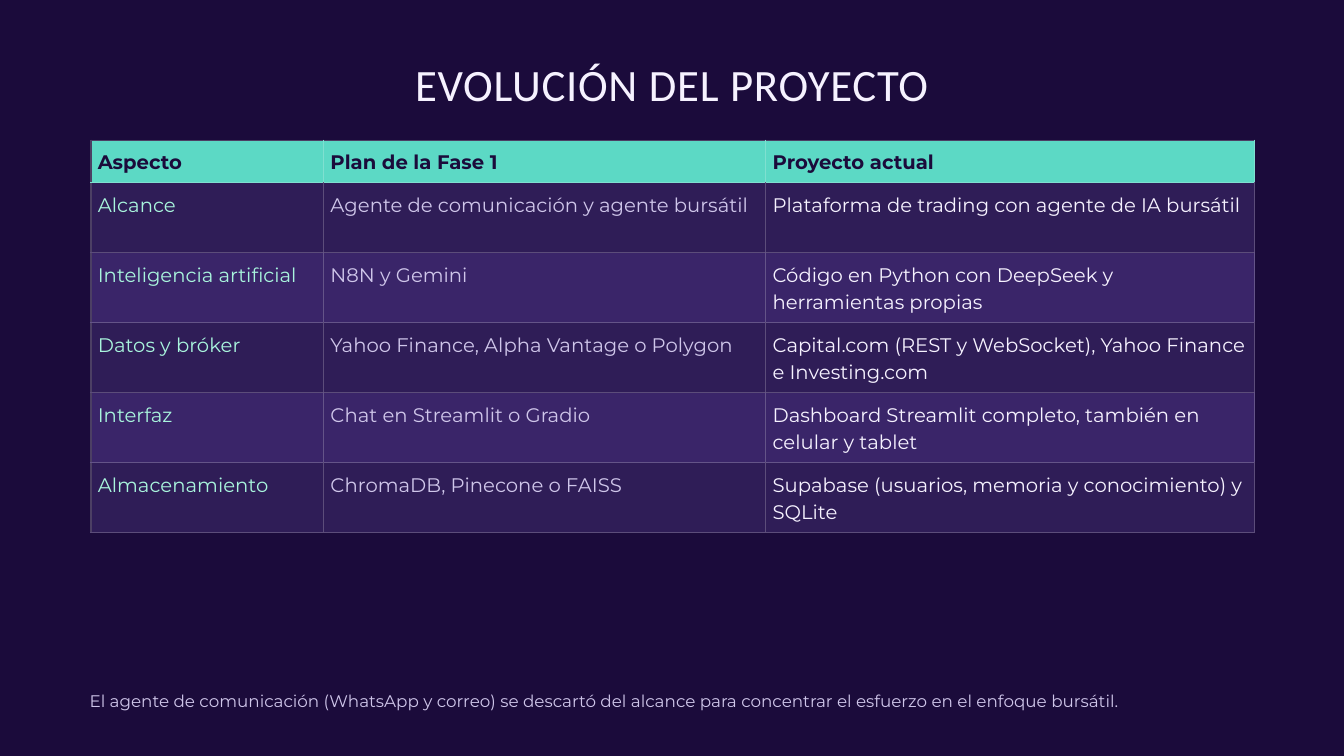
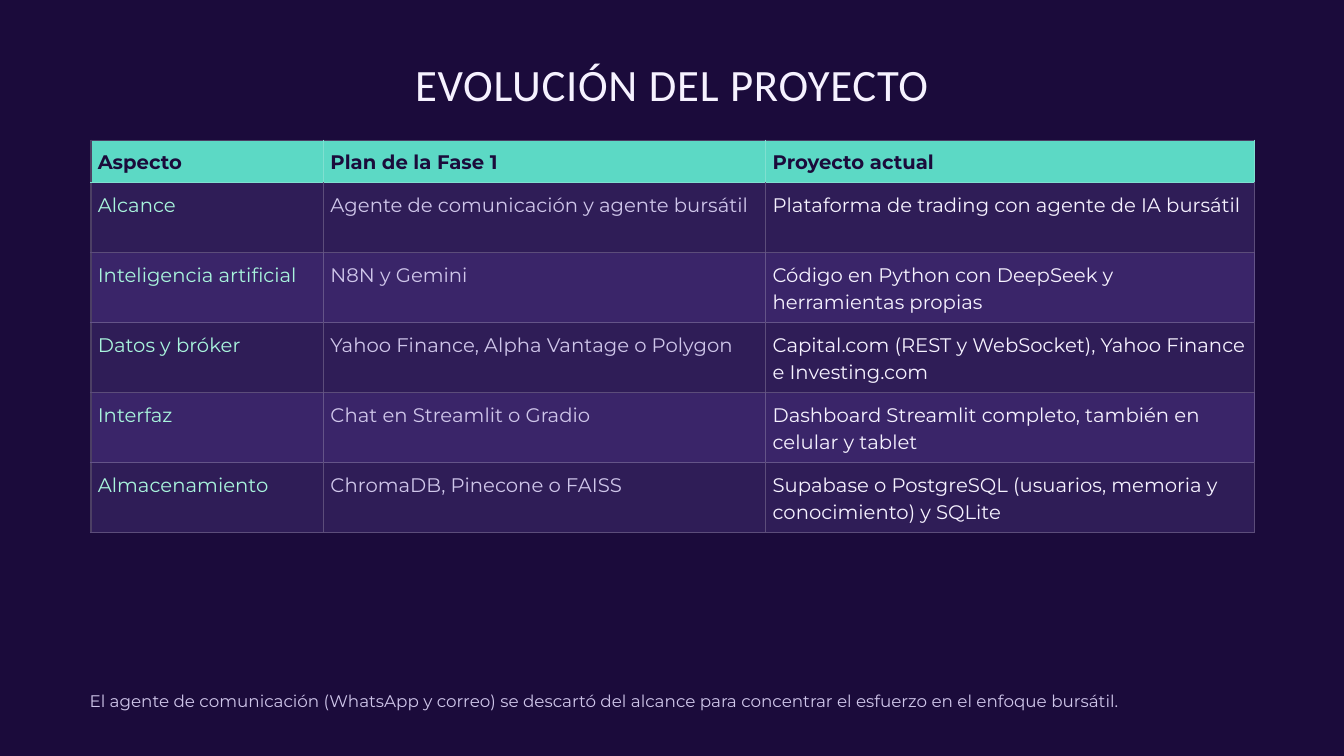
Before and after one commit to Cristian-Higuera-byte/RepAgenteIA, a slide deck: slide 3 of FASE 2/Grupales/Avance 2 Agente IA Bursátil.pptx. Drawn at 1344x756 pixels with LibreOffice and Linux fonts; fonts in the diff are those of the drawing. Boxes give left, top, right and bottom in pixels: in the first picture for what was removed or moved away, otherwise in the second. Text is boxed around its words. In the diff, an @@ line names an element or a change of style, - is before the commit and + after.

```diff
--- a/FASE 2/Grupales/Avance 2 Agente IA Bursátil.pptx
+++ b/FASE 2/Grupales/Avance 2 Agente IA Bursátil.pptx
@@ table at <box>91,140,1255,532</box> @@
-row 6, column 3: Supabase (usuarios, memoria y conocimiento) y SQLite
+row 6, column 3: Supabase o PostgreSQL (usuarios, memoria y conocimiento) y SQLite
```
Also in this commit, not shown: 5 other slides changed, 2 slides added.
